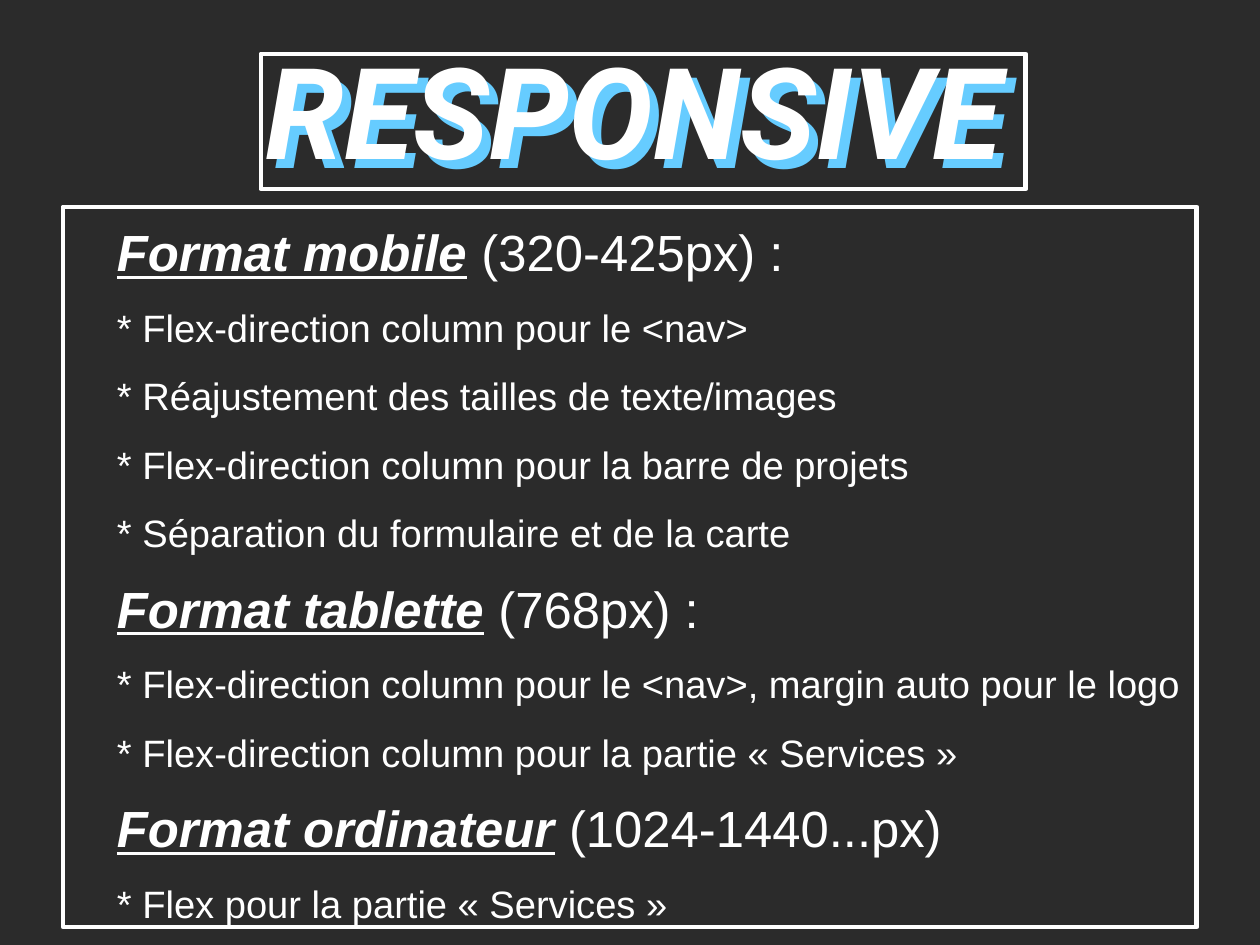
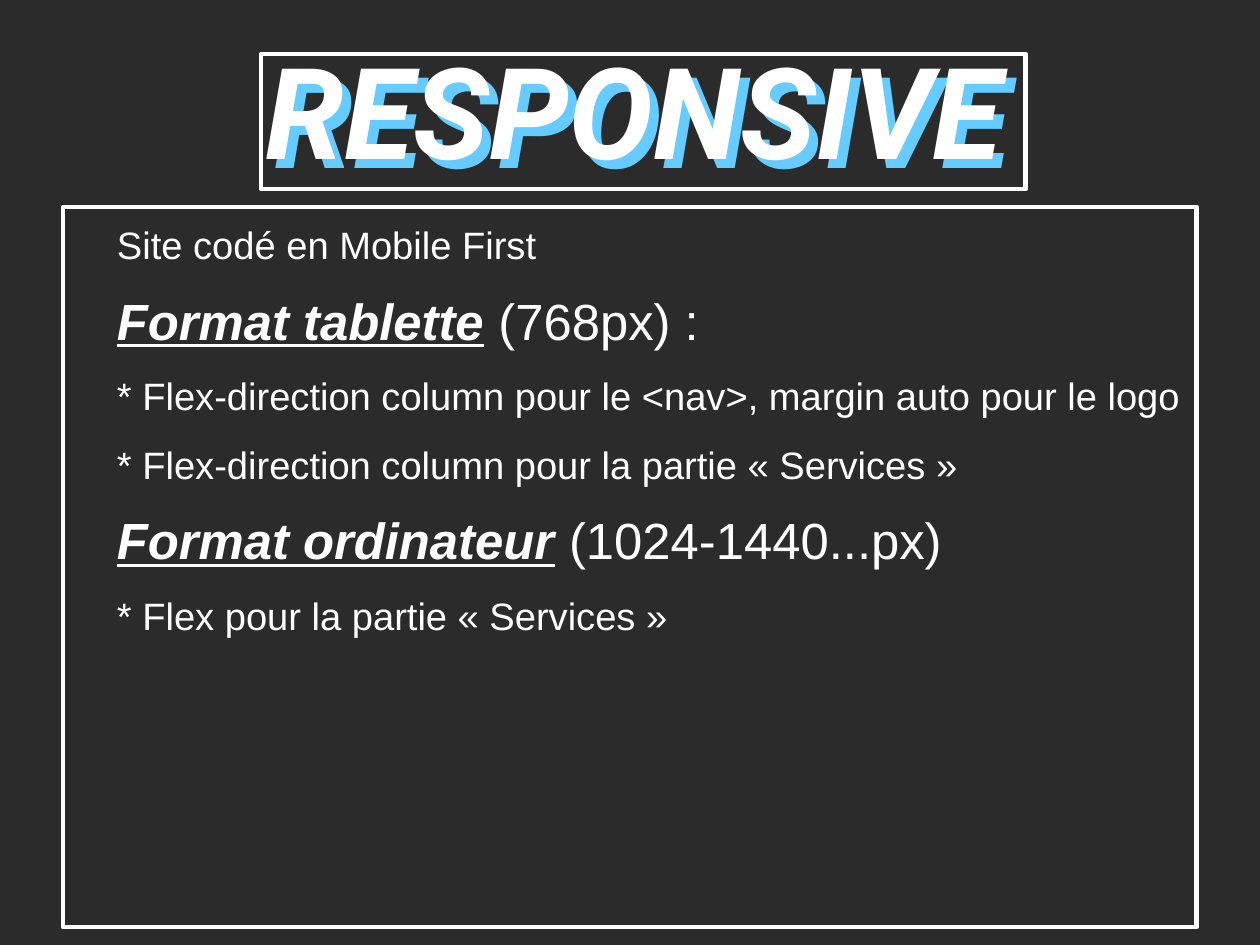
Before and after one commit to KilianGu/WebAgency, a slide deck: slide 9 of PresentationProjetODP.odp. Drawn at 1260x945 pixels with LibreOffice and Linux fonts; fonts in the diff are those of the drawing; background and template pictures are left out; a plain dark background stands for a picture behind light text. Boxes give left, top, right and bottom in pixels: in the first picture for what was removed or moved away, otherwise in the second. Text is boxed around its words. In the diff, an @@ line names an element or a change of style, - is before the commit and + after.

```diff
--- a/PresentationProjetODP.odp
+++ b/PresentationProjetODP.odp
@@ text at [117,231,536,260]: text changed @@
-Format mobile (320-425px) :
-* Flex-direction column pour le <nav>
-* Réajustement des tailles de texte/images
-* Flex-direction column pour la barre de projets
-* Séparation du formulaire et de la carte
+Site codé en Mobile First
```
Also in this commit, not shown: 2 other files.
